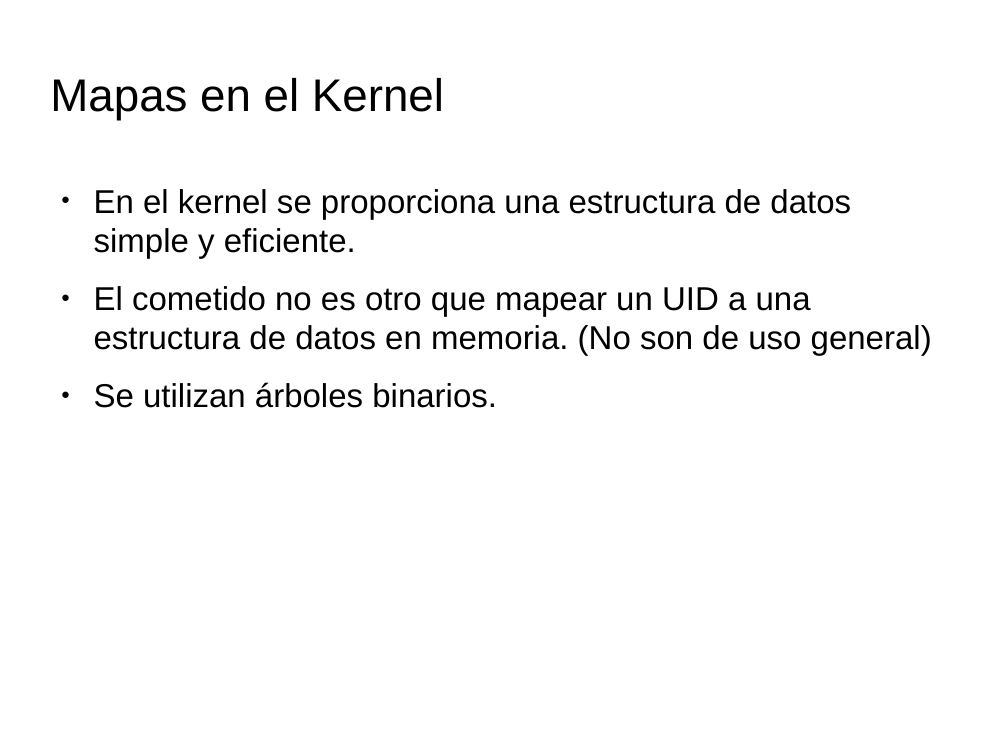
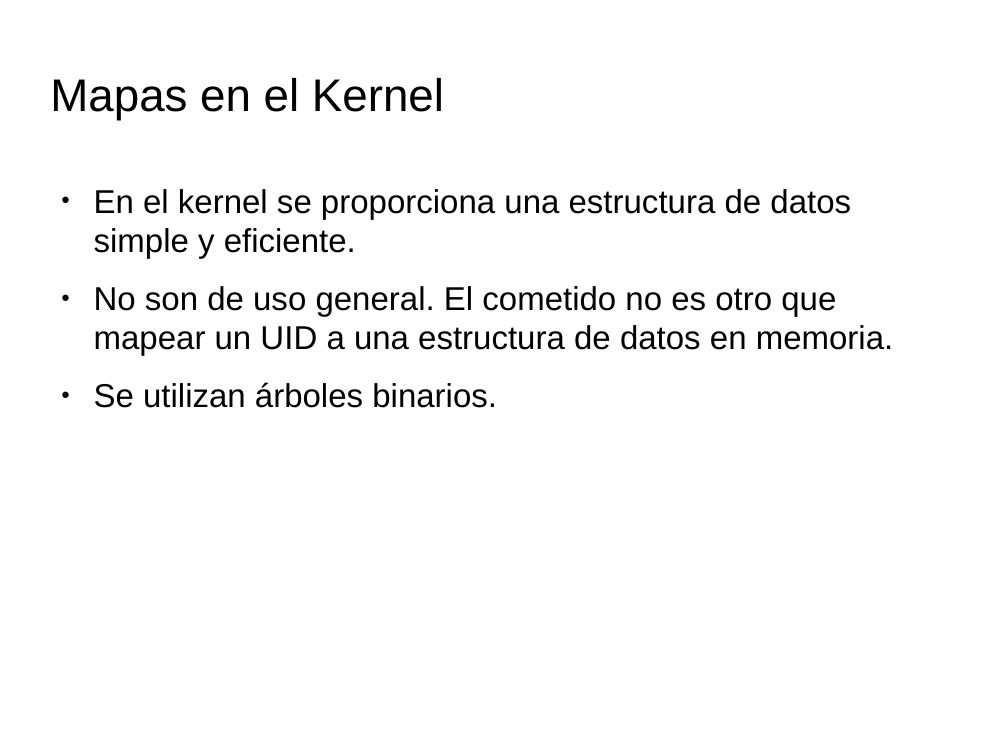
Before and after one commit to tombe85/lin, a slide deck: slide 5 of presentacion/EstructurasDeDatosKernel.odp. Drawn at 1008x756 pixels with LibreOffice and Linux fonts; fonts in the diff are those of the drawing; background and template pictures are left out. Boxes give left, top, right and bottom in pixels: in the first picture for what was removed or moved away, otherwise in the second. Text is boxed around its words. In the diff, an @@ line names an element or a change of style, - is before the commit and + after.

Commit message:
Avances presentación mapas

```diff
--- a/presentacion/EstructurasDeDatosKernel.odp
+++ b/presentacion/EstructurasDeDatosKernel.odp
@@ text at (94,286,894,356): text changed @@
-● El cometido no es otro que mapear un UID a una estructura de datos en memoria. (No son de uso general)
+● No son de uso general. El cometido no es otro que mapear un UID a una estructura de datos en memoria.
```
Also in this commit, not shown: 5 other slides changed, 1 slide added.
